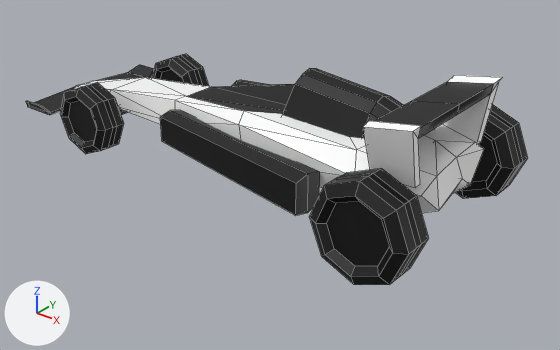
An edit to the FBX model Assets/Art/f1_car.fbx, drawn before and after from the same camera.
Both versions are drawn from a 50 mm camera at (22.5, -28.1, 15.6) aimed at (0.8, -0.9, -1.3). Every picture has the same lights, and +X, +Y and +Z are marked at lower left. Mesh edges are drawn as thin lines. Where no turn or scale is listed for an object, it has been applied to the vertices. Vertices at the same position are counted once.

The older version as bpy lines, for what is in view:
```python
me_cylinder_007 = bpy.data.meshes.new('Cylinder.007')
me_cylinder_007.from_pydata(...)  # 174 vertices, 192 faces; spans x -5.6..19.7, y -4.9..4.8, z -0.3..4.8
me_cylinder_007.materials.append(mat_material)  # picture img_tex_f1_png
me_cylinder_009 = bpy.data.meshes.new('Cylinder.009')
me_cylinder_009.from_pydata(...)  # 64 vertices, 50 faces; spans x -1.85..1.85, y -0.85..0.85, z -1.93..1.78
me_cylinder_009.materials.append(mat_material_001)  # black #000000
me_cylinder_010 = bpy.data.meshes.new('Cylinder.010')
me_cylinder_010.from_pydata(...)  # 64 vertices, 50 faces; spans x -2.23..2.23, y -1.03..1.03, z -2.34..2.15
me_cylinder_010.materials.append(mat_material_001)  # black #000000
me_cylinder_011 = bpy.data.meshes.new('Cylinder.011')
me_cylinder_011.from_pydata(...)  # 64 vertices, 50 faces; spans x -2.23..2.23, y -1.03..1.03, z -2.34..2.15
me_cylinder_011.materials.append(mat_material_001)  # black #000000
ob_back_l_001 = bpy.data.objects.new('back l.001', me_cylinder_010)
ob_back_l_001.location = (8.89, -5.65, 0.83)
ob_back_r_001 = bpy.data.objects.new('back r.001', me_cylinder_011)
ob_back_r_001.location = (8.89, 3.61, 0.83)
ob_cylinder_001 = bpy.data.objects.new('Cylinder.001', me_cylinder_007)
ob_cylinder_001.location = (-9.2, -1.06, 0.21)
ob_front_r_001 = bpy.data.objects.new('front r.001', me_cylinder_009)
ob_front_r_001.location = (-9.24, 2.22, 0.39)
# also in view: 'front l.001' at (-9.2, -4.3, 0.3)
```
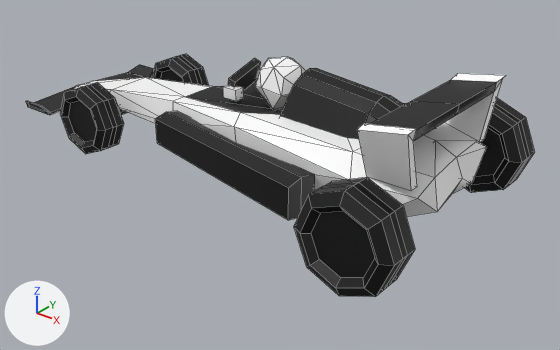
Boxes (x1, y1, x2, y2) around the edits, measured in the pictures (560 x 350 px; the box of a moved part takes in the faces that stretch with it):
```json
{"object": "Cylinder.001", "change": "reshaped", "before": [26, 65, 503, 215], "after": [26, 65, 506, 220]}
{"object": "back l.001", "change": "moved", "before": [310, 168, 429, 285], "after": [294, 177, 415, 297]}
{"object": "back r.001", "change": "moved", "before": [455, 104, 528, 199], "after": [465, 98, 535, 193]}
{"object": "Sphere.001", "change": "added", "after": [255, 57, 306, 110]}
{"object": "Cube.010", "change": "added", "after": [228, 58, 261, 91], "on screen": "black"}
{"object": "Cube.011", "change": "added", "after": [223, 85, 244, 101]}
{"object": "Cube.012", "change": "added", "after": [256, 65, 263, 79]}
{"part": 1, "of": "me_cylinder_007", "change": "moved or reshaped", "before": [363, 75, 503, 188], "after": [357, 73, 506, 191]}
{"part": 2, "of": "me_cylinder_007", "change": "moved or reshaped", "before": [232, 80, 270, 86], "after": [251, 80, 407, 105]}
{"part": 3, "of": "me_cylinder_007", "change": "moved or reshaped", "before": [160, 110, 320, 215], "after": [155, 111, 315, 220]}
{"part": 4, "of": "me_cylinder_007", "change": "moved or reshaped", "before": [283, 68, 434, 139], "after": [280, 68, 436, 139]}
{"part": 5, "of": "me_cylinder_007", "change": "moved or reshaped", "before": [350, 124, 484, 213], "after": [347, 123, 486, 217]}
{"part": 6, "of": "me_cylinder_007", "change": "moved or reshaped", "before": [110, 77, 357, 188], "after": [110, 77, 353, 190]}
{"part": 7, "of": "me_cylinder_007", "change": "moved or reshaped", "before": [214, 84, 295, 105], "after": [213, 84, 263, 99]}
```

The change, as JSON lines over the scene's bpy script:
```json
{"block": "me_cylinder_007", "where": "# used by ob_cylinder_001; location = (-9.2, -1.06, 0.21)"}
{"op": "remove", "block": "me_cylinder_007", "code": "me_cylinder_007.from_pydata(...)  # 174 vertices, 192 faces; spans x -5.6..19.7, y -4.9..4.8, z -0.3..4.8"}
{"op": "add", "block": "me_cylinder_007", "code": "me_cylinder_007.from_pydata(...)  # 174 vertices, 192 faces; spans x -5.6..19.7, y -5.4..5.3, z -0.3..4.8"}
{"block": "me_cylinder_007", "change": "me_cylinder_007 part 1: the loose piece of 28 vertices spanning x 17.2..19.5, y -3.8..3.5, z 1.9..4.8 is scaled about its middle by (1, 1.1, 1)"}
{"block": "me_cylinder_007", "change": "me_cylinder_007 part 2: the loose piece of 12 vertices spanning x 5.0..15.1, y 1.9..4.8, z 0.1..2.0 is scaled about the mesh origin by (1, 1.1, 1)"}
{"block": "me_cylinder_007", "change": "me_cylinder_007 part 3: the loose piece of 12 vertices spanning x 5.1..14.9, y -4.9..-1.8, z -0.1..1.7 is scaled about the mesh origin by (1, 1.1, 1)"}
{"block": "me_cylinder_007", "change": "me_cylinder_007 part 4: the loose piece of 30 vertices spanning x 11.4..17.6, y -1.9..1.8, z 2.0..4.5 is scaled about its middle by (1, 1.1, 1)"}
{"block": "me_cylinder_007", "change": "me_cylinder_007 part 5: 13 of the vertices in x 16.1..19.5, y -3.4..3.4, z 0.1..2.5 are scaled about their middle by (1, 1.1, 1)"}
{"block": "me_cylinder_007", "change": "me_cylinder_007 part 6: 10 of the vertices in x 4.1..10.3, y -3.1..1.7, z 0.1..2.7 are scaled about their middle by (1, 1.1, 1)"}
{"block": "me_cylinder_007", "change": "me_cylinder_007 part 7: 5 of the vertices in x 9.8..10.3, y 2.3..3.2, z 0.2..2.7 are scaled about their middle by (1, 1.1, 1)"}
{"op": "add", "block": "me_cube_016", "code": ["me_cube_016 = bpy.data.meshes.new('Cube.016')", "me_cube_016.from_pydata(...)  # a box spanning x -0.409..0.409, y -0.269..0.269, z -0.269..0.269", "me_cube_016.materials.append(mat_material)  # picture img_tex_f1_png"]}
{"op": "add", "block": "me_sphere_001", "code": ["me_sphere_001 = bpy.data.meshes.new('Sphere.001')", "me_sphere_001.from_pydata(...)  # 22 vertices, 40 faces; spans x -1.36..1.35, y -1.22..1.2, z -1.4..1.38", "me_sphere_001.materials.append(mat_material)  # picture img_tex_f1_png"]}
{"op": "add", "block": "me_cube_014", "code": ["me_cube_014 = bpy.data.meshes.new('Cube.014')", "me_cube_014.from_pydata(...)  # 8 vertices, 6 faces; spans x -0.38..0.38, y -1.12..1.12, z -0.83..0.83", "me_cube_014.materials.append(mat_material)  # picture img_tex_f1_png"]}
{"op": "set", "path": "ob_back_r_001.location", "old": "(8.89, 3.61, 0.83)", "new": "(8.89, 4.42, 0.83)"}
{"op": "set", "path": "ob_back_l_001.location", "old": "(8.89, -5.65, 0.83)", "new": "(8.89, -6.64, 0.83)"}
{"op": "add", "block": "ob_cube_012", "code": ["ob_cube_012 = bpy.data.objects.new('Cube.012', me_cube_016)", "ob_cube_012.location = (-1.32, 0.26, 3.31)"]}
{"op": "add", "block": "ob_cube_011", "code": ["ob_cube_011 = bpy.data.objects.new('Cube.011', me_cube_016.copy())", "ob_cube_011.location = (-1.36, -1.81, 2.84)"]}
{"op": "add", "block": "ob_sphere_001", "code": ["ob_sphere_001 = bpy.data.objects.new('Sphere.001', me_sphere_001)", "ob_sphere_001.location = (0.88, -0.78, 3.45)"]}
{"op": "add", "block": "ob_cube_010", "code": ["ob_cube_010 = bpy.data.objects.new('Cube.010', me_cube_014)", "ob_cube_010.location = (-1.57, -0.78, 3.23)"]}
```
